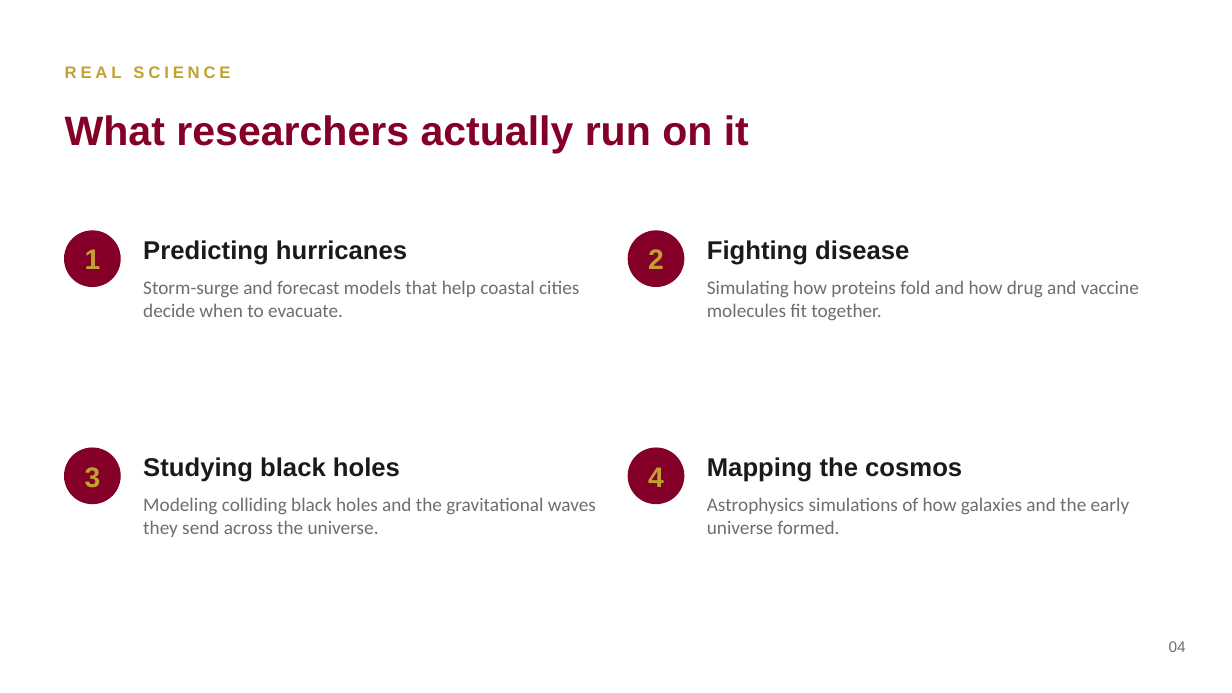
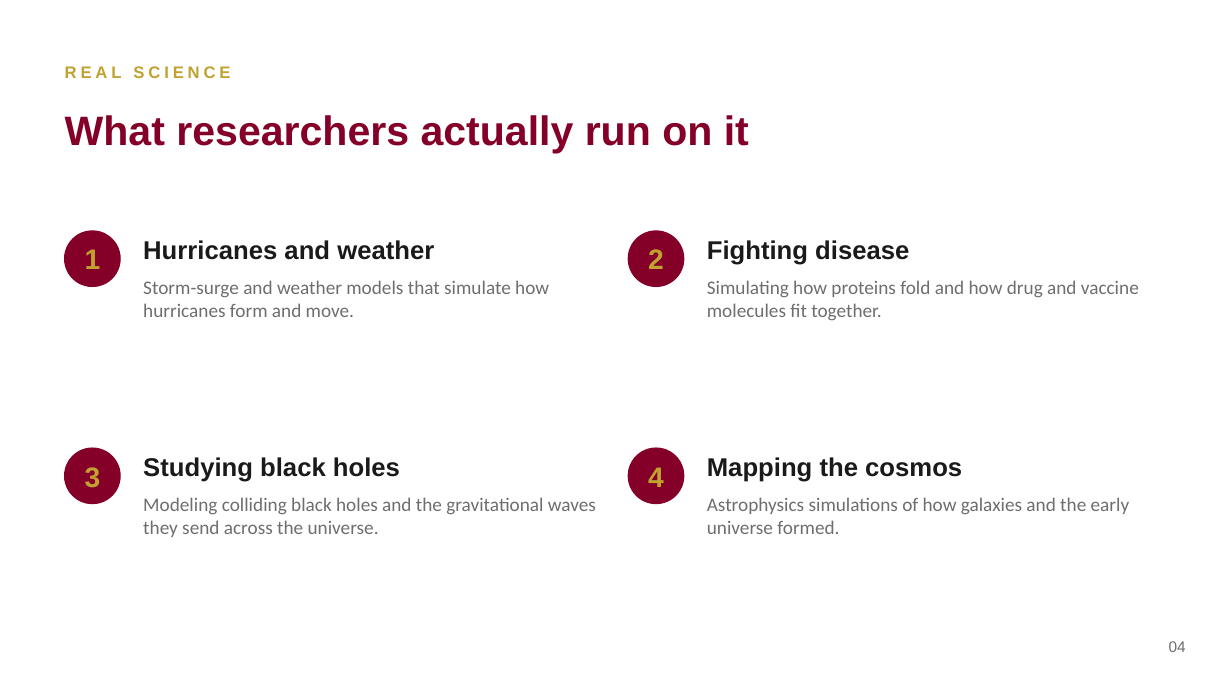
Before and after one commit to ashleyscruse/pfx-hpc, a slide deck: slide 4 of slides/pfx-hpc-slides.pptx. Drawn at 1232x693 pixels with LibreOffice and Linux fonts; fonts in the diff are those of the drawing. Boxes give left, top, right and bottom in pixels: in the first picture for what was removed or moved away, otherwise in the second. Text is boxed around its words. In the diff, an @@ line names an element or a change of style, - is before the commit and + after.

```diff
--- a/slides/pfx-hpc-slides.pptx
+++ b/slides/pfx-hpc-slides.pptx
@@ text at (x1=143, y1=240, x2=434, y2=260): text changed @@
-Predicting hurricanes
+Hurricanes and weather
@@ text at (x1=143, y1=280, x2=549, y2=317): text changed @@
-Storm-surge and forecast models that help coastal cities decide when to evacuate.
+Storm-surge and weather models that simulate how hurricanes form and move.
```
Also in this commit, not shown: 4 other slides changed, 2 other files.
